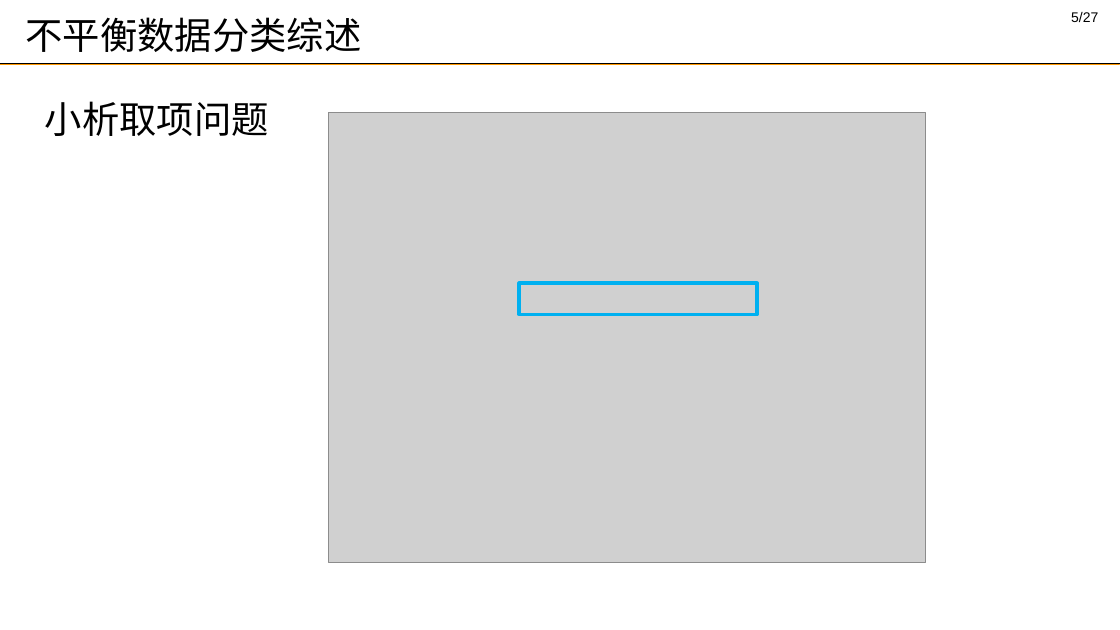
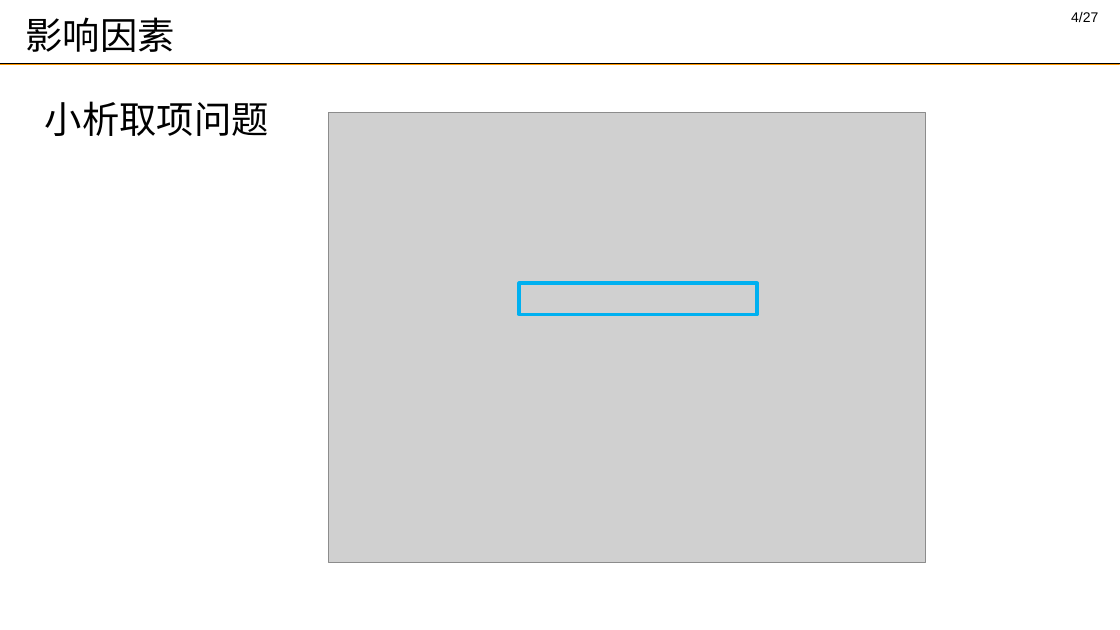
Before and after one commit to DMRookie/finaldesign, a slide deck: slide 4 of 答辩_谢思发_2.pptx (slide 5 before the commit). Drawn at 1120x630 pixels with LibreOffice and Linux fonts; fonts in the diff are those of the drawing; grey boxes stand for pictures; background and template pictures are left out. Boxes give left, top, right and bottom in pixels: in the first picture for what was removed or moved away, otherwise in the second. Text is boxed around its words. In the diff, an @@ line names an element or a change of style, - is before the commit and + after.

```diff
--- a/答辩_谢思发_2.pptx
+++ b/答辩_谢思发_2.pptx
@@ title at (25, 17, 174, 52): text changed @@
-不平衡数据分类综述
+影响因素
@@ page number at (1071, 12, 1098, 22): text changed @@
-5/27
+4/27
```
Also in this commit, not shown: 9 other slides changed, 1 slide added, 2 slides removed, 1 other file.
